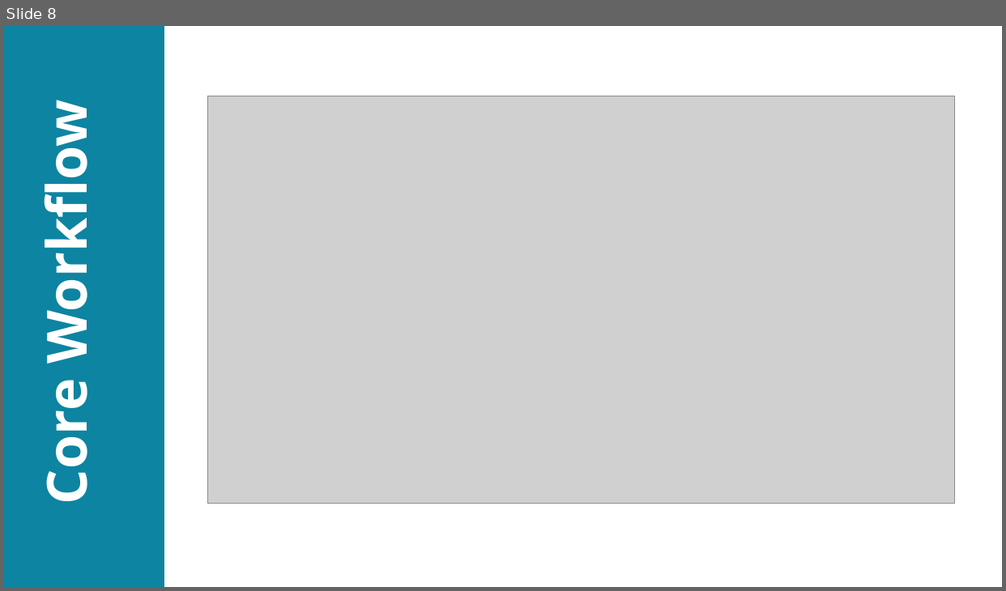
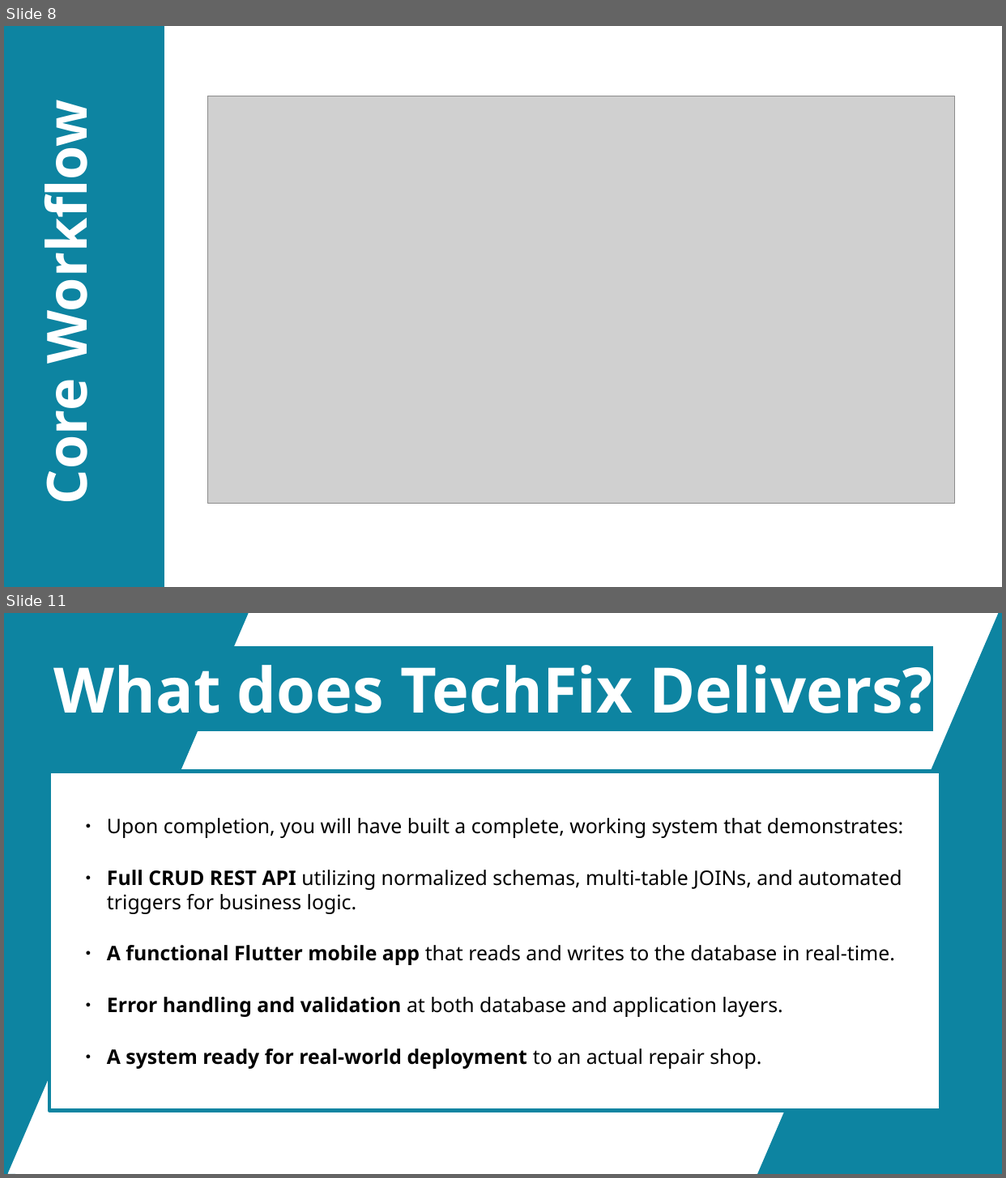
Before and after one commit to AlphaBeast97/DBMS-Flutter-Porject, a slide deck: proposal.odp. Shown one above the other, each under a label of ours: slide 8 before the commit, slides 8 and 11 after it; the slides between them are not shown. The pictures are 1006x591 and 1006x1178 pixels, drawn with LibreOffice and Linux fonts; fonts in the diff are those of the drawing; grey boxes stand for pictures. Boxes give left, top, right and bottom in pixels: in the first picture for what was removed or moved away, otherwise in the second. Text is boxed around its words. In the diff, an @@ line names an element or a change of style, - is before the commit and + after.

```diff
--- a/proposal.odp
+++ b/proposal.odp
@@ slide 11 added at [4,613,1002,1174], background #FFFFFF @@
@@ freeform shape added at [4,613,249,1174], fill #0D84A1 @@
@@ freeform shape added at [757,613,1002,1174], fill #0D84A1 @@
@@ title added at [54,665,933,713], 50 pt, text #FFFFFF, bold @@
+What does TechFix Delivers?
@@ rectangle added at [49,772,940,1111], fill #FFFFFF, outline #0D84A1 2.83 pt, 16 pt, text #000000 @@
+● Upon completion, you will have built a complete, working system that demonstrates:
+● Full CRUD REST API utilizing normalized schemas, multi-table JOINs, and automated triggers for business logic.
+● A functional Flutter mobile app that reads and writes to the database in real-time.
+● Error handling and validation at both database and application layers.
+● A system ready for real-world deployment to an actual repair shop.
```
Also in this commit, not shown: 3 slides changed, 5 other slides added, 3 slides removed, 4 other files.
